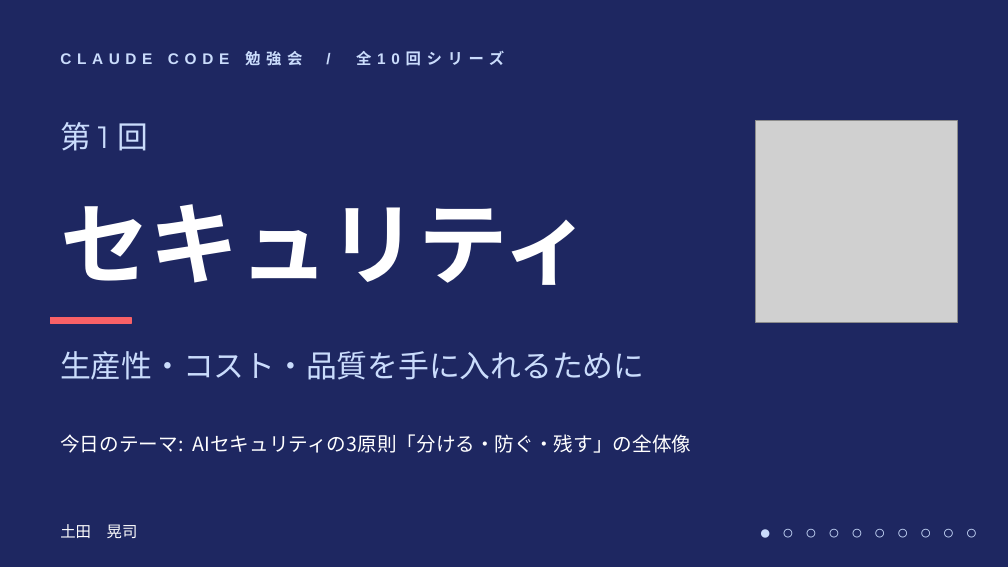
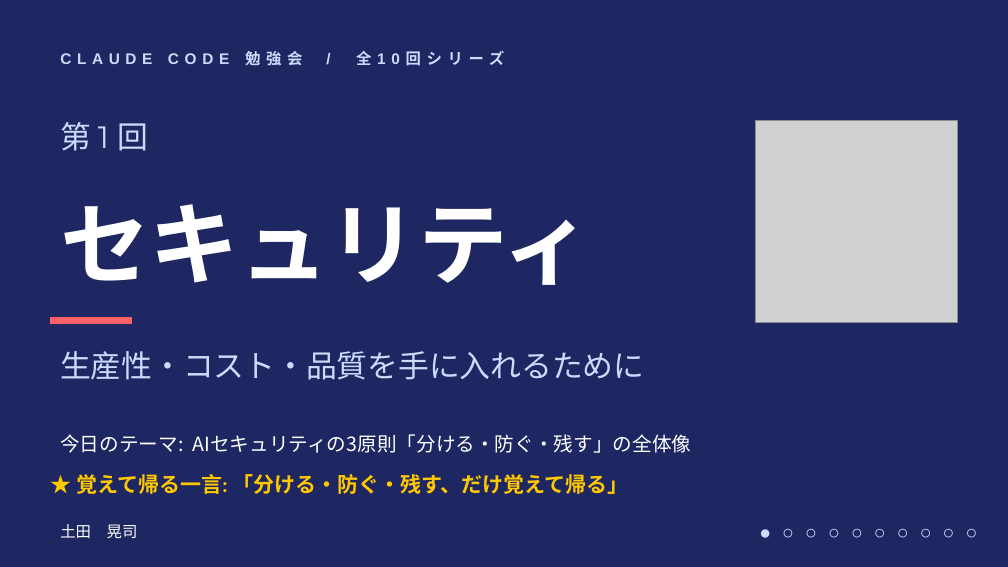
Before and after one commit to ktsuchida11/ClaudeWorkshop, a slide deck: slide 1 of session1/session1_full.pptx. Drawn at 1008x567 pixels with LibreOffice and Linux fonts; fonts in the diff are those of the drawing; grey boxes stand for pictures. Boxes give left, top, right and bottom in pixels: in the first picture for what was removed or moved away, otherwise in the second. Text is boxed around its words. In the diff, an @@ line names an element or a change of style, - is before the commit and + after.

```diff
--- a/session1/session1_full.pptx
+++ b/session1/session1_full.pptx
@@ text added at [76,474,629,494], 15 pt, text #FFC800, bold @@
+★ 覚えて帰る一言: 「分ける・防ぐ・残す、だけ覚えて帰る」
```
Also in this commit, not shown: 1 other slide changed, 4 slides added.
